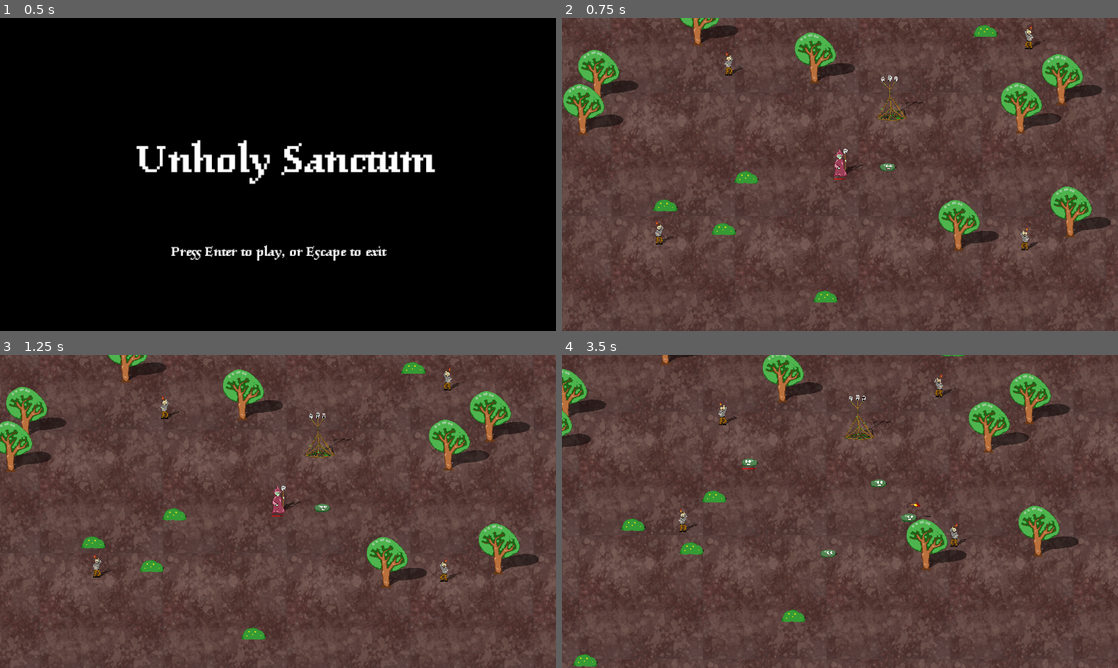
Above: before the commit, frames 1-4 (two rows, left to right).
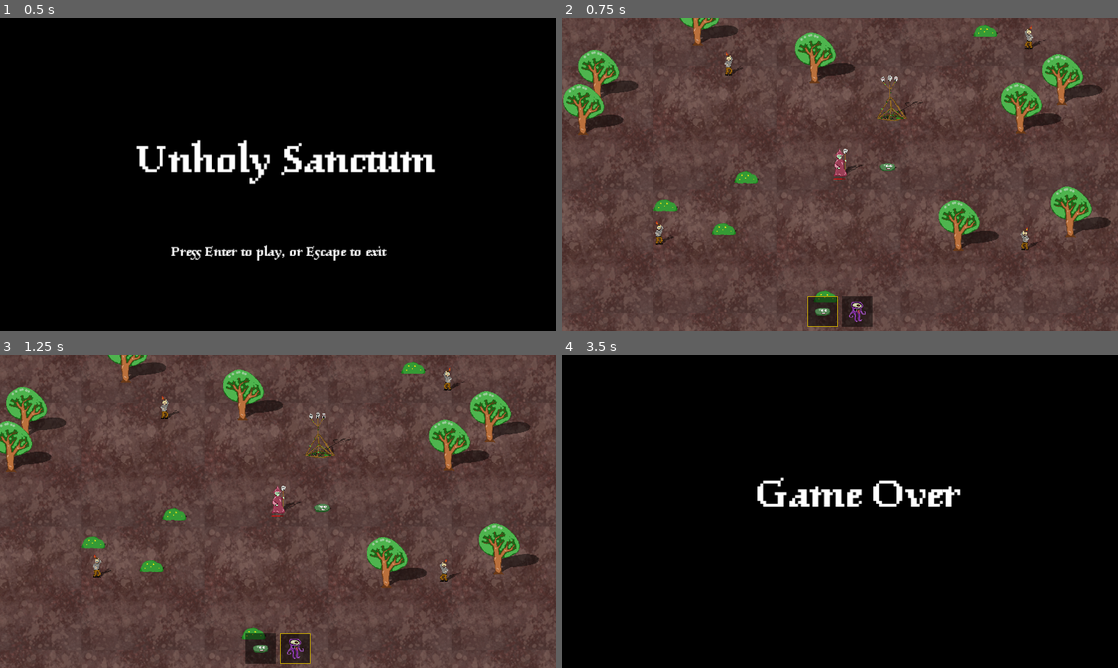
Above: after the commit, the same moments.

Repository: elemel/unholy-sanctum
Game: Godot game, scene res://scenes/screens/start.tscn
Two runs of this game, one before a commit and one after it. Both use one fixed random seed, a clock stepped at 60 frames per second and the inputs below.
Inputs (mouse positions are in pixels of both pictures, inside the frame that each line leads up to):
- Up to frame 1 (0.5 s): no input
- Up to frame 2 (0.75 s): tap Enter at 0.5 s; move the mouse to (962, 158) at 0.52 s; hold D (move_right) from 0.53 s (still down); tap 1 at 0.6 s; click (962, 158) at 0.67 s
- Up to frame 3 (1.25 s): keep holding D (move_right); tap Space at 0.77 s; tap 2 at 0.8 s
- Up to frame 4 (3.5 s): move the mouse to (728, 527) at 1.27 s; release D (move_right) at 1.28 s; hold S (move_down) 1.28-2.03 s; tap 2 at 1.35, 2.3, 2.85 s; click (728, 527) at 1.42 s; tap Space at 1.52, 3.02 s; tap 1 at 1.55, 2.1, 3.05 s; move the mouse to (895, 442) at 2.02 s; hold D (move_right) 2.03-2.78 s; click (895, 442) at 2.17 s; move the mouse to (812, 574) at 2.77 s; hold W (move_up) from 2.78 s (still down); click (812, 574) at 2.92 s

Frame 1 is identical in both runs. In frame 2, 11% of the frame differs, in the area x 0-100%, y 0-100%; in frame 3, 11%; in frame 4, 100%.

Commit message:
Add spellbook

Diff:
--- a/scenes/screens/game.tscn
+++ b/scenes/screens/game.tscn
@@ -9,6 +9,12 @@
 [ext_resource type="AudioStream" uid="uid://b2qwih8i5w02o" path="res://sounds/gameover.ogg" id="8_jhiji"]
 [ext_resource type="PackedScene" uid="uid://crs0xhy6chxum" path="res://scenes/tree.tscn" id="9_s4lwr"]
 [ext_resource type="PackedScene" uid="uid://tstbc8da7ow3" path="res://scenes/bush.tscn" id="10_1wye8"]
+[ext_resource type="Texture2D" uid="uid://ctsp2hewvr5gs" path="res://images/blob.png" id="10_5hkdd"]
+[ext_resource type="Script" path="res://scripts/spellbook_panel.gd" id="10_j20bm"]
+[ext_resource type="StyleBox" uid="uid://yjlpsdnkq8t0" path="res://styles/selected.tres" id="10_mb1kl"]
+[ext_resource type="Script" path="res://scripts/spell_panel.gd" id="11_i1krh"]
+[ext_resource type="Texture2D" uid="uid://c7noguhcsp8c4" path="res://images/demon.png" id="11_ol1b6"]
+[ext_resource type="StyleBox" uid="uid://c6nxoyur5n500" path="res://styles/unselected.tres" id="12_bvms3"]
 
 [node name="Game" type="Node2D"]
 script = ExtResource("1_7nlgk")
@@ -18,10 +24,17 @@
 
 [node name="TextureRect" type="TextureRect" parent="."]
 z_index = -4096
-offset_left = -1861.0
-offset_top = -1331.0
-offset_right = 1689.0
-offset_bottom = 1441.0
+anchors_preset = 8
+anchor_left = 0.5
+anchor_top = 0.5
+anchor_right = 0.5
+anchor_bottom = 0.5
+offset_left = -1775.0
+offset_top = -1386.0
+offset_right = 1775.0
+offset_bottom = 1386.0
+grow_horizontal = 2
+grow_vertical = 2
 texture = ExtResource("2_nlmwd")
 stretch_mode = 1
 
@@ -124,3 +137,62 @@
 
 [node name="Bush15" parent="." instance=ExtResource("10_1wye8")]
 position = Vector2(656, -159)
+
+[node name="CanvasLayer" type="CanvasLayer" parent="."]
+
+[node name="CenterContainer" type="CenterContainer" parent="CanvasLayer"]
+offset_top = 576.0
+offset_right = 1152.0
+offset_bottom = 640.0
+
+[node name="Spellbook" type="HBoxContainer" parent="CanvasLayer/CenterContainer"]
+layout_mode = 2
+theme_override_constants/separation = 8
+alignment = 1
+script = ExtResource("10_j20bm")
+selected_style = ExtResource("10_mb1kl")
+unselected_style = ExtResource("12_bvms3")
+
+[node name="SummonBlob" type="Panel" parent="CanvasLayer/CenterContainer/Spellbook"]
+custom_minimum_size = Vector2(64, 64)
+layout_mode = 2
+mouse_default_cursor_shape = 2
+theme_override_styles/panel = ExtResource("10_mb1kl")
+script = ExtResource("11_i1krh")
+
+[node name="TextureRect" type="TextureRect" parent="CanvasLayer/CenterContainer/Spellbook/SummonBlob"]
+layout_mode = 1
+anchors_preset = 8
+anchor_left = 0.5
+anchor_top = 0.5
+anchor_right = 0.5
+anchor_bottom = 0.5
+offset_left = -16.0
+offset_top = -8.0
+offset_right = 16.0
+offset_bottom = 8.0
+grow_horizontal = 2
+grow_vertical = 2
+texture = ExtResource("10_5hkdd")
+
+[node name="SummonDemon" type="Panel" parent="CanvasLayer/CenterContainer/Spellbook"]
+custom_minimum_size = Vector2(64, 64)
+layout_mode = 2
+theme_override_styles/panel = ExtResource("12_bvms3")
+script = ExtResource("11_i1krh")
+spell = "summon_demon"
+
+[node name="TextureRect" type="TextureRect" parent="CanvasLayer/CenterContainer/Spellbook/SummonDemon"]
+layout_mode = 1
+anchors_preset = 8
+anchor_left = 0.5
+anchor_top = 0.5
+anchor_right = 0.5
+anchor_bottom = 0.5
+offset_left = -16.0
+offset_top = -8.0
+offset_right = 16.0
+offset_bottom = 8.0
+grow_horizontal = 2
+grow_vertical = 2
+texture = ExtResource("11_ol1b6")
--- a/scripts/necromancer.gd
+++ b/scripts/necromancer.gd
@@ -9,8 +9,10 @@
 @export var max_health = 100.0
 @export var current_health = 100.0
 @export var blob_scene: PackedScene
-@export var blob_cost = 30.0
+@export var summon_blob_cost = 30.0
+@export var summon_demon_cost = 120.0
 @export var attack_range = 100.0
+@export var selected_spell = "summon_blob"
 
 @onready var sprite = $"Sprite2D"
 @onready var shadow_sprite = $"Shadow/Sprite2D"
@@ -18,7 +20,7 @@
 var face_direction = 1
 
 func _physics_process(delta: float) -> void:
-    if current_health < 0.0:
+    if current_health <= 0.0:
         queue_free()
         return
 
@@ -38,7 +40,7 @@
 
     z_index = int(position.y)
 
-func _input(event: InputEvent) -> void:
+func _unhandled_input(event: InputEvent) -> void:
     if event is InputEventMouseButton:
         if event.pressed:
             var game: Game = get_parent()
@@ -48,11 +50,15 @@
             if attack_distance > attack_range:
                 attack_position = position + (attack_position - position).normalized() * attack_range
 
-            var blob = blob_scene.instantiate()
-            blob.position = attack_position
-            game.add_child(blob)
+            if selected_spell == "summon_blob":
+                var blob = blob_scene.instantiate()
+                blob.position = attack_position
+                game.add_child(blob)
 
-            current_health -= blob_cost
+                current_health -= summon_blob_cost
+
+            if selected_spell == "summon_demon":
+                current_health -= summon_demon_cost
 
 func receive_damage(damage: float) -> void:
     current_health -= damage
--- /dev/null
+++ b/scripts/spell_panel.gd
@@ -0,0 +1,12 @@
+extends Panel
+class_name SpellPanel
+
+@export var spell = "summon_blob"
+
+@onready var spellbook_panel: SpellbookPanel = get_parent()
+
+func _gui_input(event: InputEvent) -> void:
+    if event is InputEventMouseButton:
+        if event.pressed and event.button_index == MOUSE_BUTTON_LEFT:
+            if spellbook_panel.necromancer != null:
+                spellbook_panel.necromancer.selected_spell = spell
--- /dev/null
+++ b/scripts/spellbook_panel.gd
@@ -0,0 +1,48 @@
+extends HBoxContainer
+class_name SpellbookPanel
+
+@export var selected_style: StyleBox
+@export var unselected_style: StyleBox
+
+@onready var game: Game = get_node("../../..")
+@onready var summon_blob_panel: SpellPanel = get_node("SummonBlob")
+@onready var summon_demon_panel: SpellPanel = get_node("SummonDemon")
+
+var necromancer: Necromancer
+var selected_spell: String
+
+func _process(_delta: float) -> void:
+    necromancer = find_necromancer()
+    var necromancer_selected_spell = necromancer.selected_spell if necromancer != null else ""
+
+    if selected_spell != necromancer_selected_spell:
+        selected_spell = necromancer_selected_spell
+
+        if selected_spell == "summon_blob":
+            summon_blob_panel.add_theme_stylebox_override("panel", selected_style)
+        else:
+            summon_blob_panel.add_theme_stylebox_override("panel", unselected_style)
+
+        if selected_spell == "summon_demon":
+            summon_demon_panel.add_theme_stylebox_override("panel", selected_style)
+        else:
+            summon_demon_panel.add_theme_stylebox_override("panel", unselected_style)
+
+    visible = necromancer != null
+
+func _unhandled_key_input(event: InputEvent) -> void:
+    if event is InputEventKey:
+        if event.pressed and event.keycode == KEY_1:
+            if necromancer:
+                necromancer.selected_spell = "summon_blob"
+
+        if event.pressed and event.keycode == KEY_2:
+            if necromancer:
+                necromancer.selected_spell = "summon_demon"
+
+func find_necromancer() -> Necromancer:
+    for node in game.get_children():
+        if node is Necromancer:
+            return node
+
+    return null
--- /dev/null
+++ b/styles/selected.tres
@@ -0,0 +1,9 @@
+[gd_resource type="StyleBoxFlat" format=3 uid="uid://yjlpsdnkq8t0"]
+
+[resource]
+bg_color = Color(0, 0, 0, 0.498039)
+border_width_left = 2
+border_width_top = 2
+border_width_right = 2
+border_width_bottom = 2
+border_color = Color(0.8, 0.678431, 0, 1)
--- /dev/null
+++ b/styles/unselected.tres
@@ -0,0 +1,4 @@
+[gd_resource type="StyleBoxFlat" format=3 uid="uid://c6nxoyur5n500"]
+
+[resource]
+bg_color = Color(0, 0, 0, 0.498039)
Not shown: 1 places in scenes/screens/game.tscn that only renumber resources
